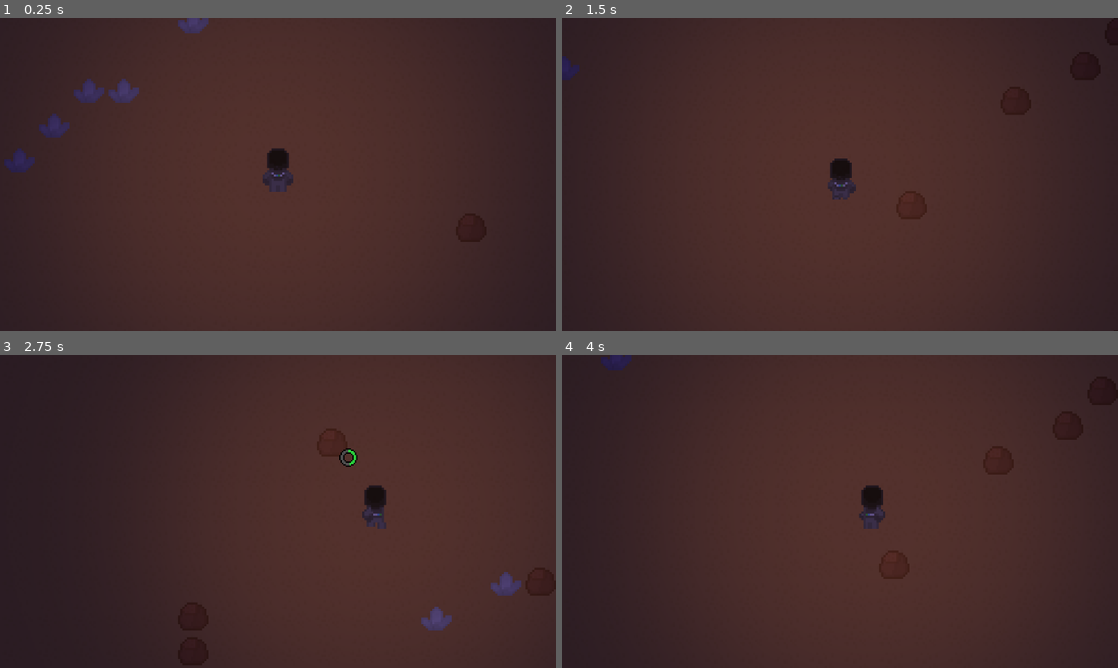
Above: before the commit, frames 1-4 (two rows, left to right).
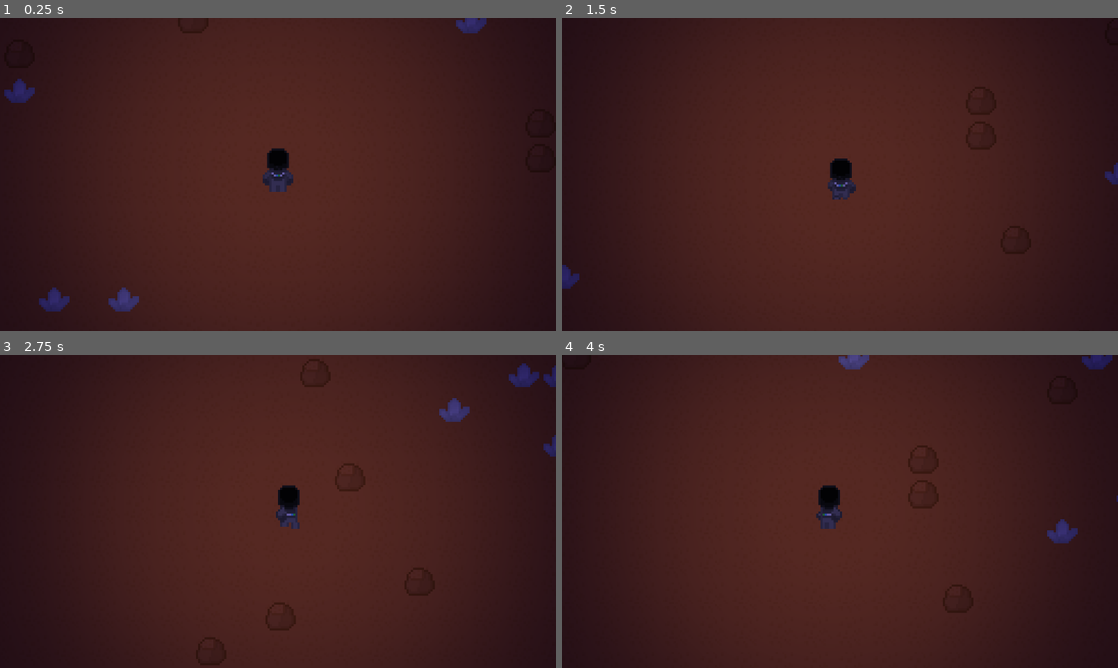
Above: after the commit, the same moments.

Repository: minotaa/coloma-co
Game: Godot game, scene res://scenes/map.tscn
The game is run twice, just before and just after one commit, with the same random seed, the same clock (stepped at 60 frames per second) and the same inputs.
Inputs (mouse positions are in pixels of both pictures, inside the frame that each line leads up to):
- Up to frame 1 (0.25 s): no input
- Up to frame 2 (1.5 s): tap Enter at 0.5 s; move the mouse to (962, 158) at 0.52 s; press the mouse at (962, 158) at 0.53 s; hold D (right) 0.53-1.28 s; move the mouse to (728, 190) at 1.27 s; release the mouse at (728, 190) at 1.28 s; hold Down (down) from 1.28 s (still down); click (728, 190) at 1.35 s
- Up to frame 3 (2.75 s): move the mouse to (333, 442) at 2.02 s; release Down (down) at 2.03 s; press the mouse at (333, 442) at 2.03 s; hold D (right) from 2.03 s (still down)
- Up to frame 4 (4 s): move the mouse to (812, 574) at 2.77 s; release D (right) at 2.78 s; release the mouse at (812, 574) at 2.78 s; hold Up (up) 2.78-3.53 s; click (812, 574) at 2.85 s; move the mouse to (1006, 558) at 3.52 s; press the mouse at (1006, 558) at 3.53 s; hold Left (left) from 3.53 s (still down)

The runs differ from the first frame. In frame 1, 2.4% of the frame differs, in the area x 0-100%, y 0-94%; in frame 2, 0.7%; in frame 3, 2.8%, in the area x 32-100%, y 1-98%; in frame 4, 2.2%.

Commit message:
try and fail to add footsteps

Diff:
--- /dev/null
+++ b/scenes/footstep_particles.tscn
@@ -0,0 +1,56 @@
+[gd_scene load_steps=9 format=3 uid="uid://cqc220oikkm1a"]
+
+[ext_resource type="Texture2D" uid="uid://b602snonljd6m" path="res://assets/sprites/tiles.png" id="1_flour"]
+[ext_resource type="Script" uid="uid://c04wfkbnrfspx" path="res://scripts/temporary_particles.gd" id="2_l676t"]
+
+[sub_resource type="AtlasTexture" id="AtlasTexture_l676t"]
+atlas = ExtResource("1_flour")
+region = Rect2(0, 0, 16, 16)
+
+[sub_resource type="Curve" id="Curve_flour"]
+_data = [Vector2(0, 1), 0.0, 0.0, 0, 0, Vector2(1, 0), 0.0, 0.0, 0, 0]
+point_count = 2
+
+[sub_resource type="CurveTexture" id="CurveTexture_l676t"]
+curve = SubResource("Curve_flour")
+
+[sub_resource type="Curve" id="Curve_l676t"]
+_data = [Vector2(0, 1), 0.0, 0.0, 0, 0, Vector2(1, 0.775281), 0.0, 0.0, 0, 0]
+point_count = 2
+
+[sub_resource type="CurveTexture" id="CurveTexture_h5cnl"]
+curve = SubResource("Curve_l676t")
+
+[sub_resource type="ParticleProcessMaterial" id="ParticleProcessMaterial_h5cnl"]
+particle_flag_disable_z = true
+angle_min = -20.0
+angle_max = 20.0
+direction = Vector3(0, 0, 0)
+spread = 12.005
+initial_velocity_min = 200.0
+initial_velocity_max = 200.0
+gravity = Vector3(0, -98, 0)
+linear_accel_min = -100.0
+linear_accel_max = -100.0
+tangential_accel_min = -31.39
+tangential_accel_max = 27.01
+attractor_interaction_enabled = false
+scale_min = 0.15
+scale_max = 0.25
+scale_curve = SubResource("CurveTexture_h5cnl")
+color = Color(0.95158, 0.95158, 0.95158, 1)
+alpha_curve = SubResource("CurveTexture_l676t")
+collision_use_scale = true
+
+[node name="GPUParticles2D" type="GPUParticles2D"]
+emitting = false
+amount = 3
+texture = SubResource("AtlasTexture_l676t")
+lifetime = 0.5
+one_shot = true
+explosiveness = 1.0
+randomness = 1.0
+process_material = SubResource("ParticleProcessMaterial_h5cnl")
+script = ExtResource("2_l676t")
+
+[connection signal="finished" from="." to="." method="_on_finished"]
--- a/scenes/map.tscn
+++ b/scenes/map.tscn
@@ -44,15 +44,17 @@
 texture_filter = 1
 script = ExtResource("1_gldc4")
 
+[node name="CanvasModulate" type="CanvasModulate" parent="."]
+color = Color(0.137255, 0.101961, 0.384314, 1)
+
 [node name="Ground" type="TileMapLayer" parent="."]
+z_index = -2
 tile_map_data = PackedByteArray("AAD5//z/AAAAAAAAAAD5//3/AAAAAAAAAAD5//7/AAAAAAAAAAD5////AAAAAAAAAAD5/wAAAAAAAAAAAAD5/w …(3376 unchanged characters)…
 tile_set = SubResource("TileSet_1uax0")
 
 [node name="Tiles" type="TileMapLayer" parent="."]
+z_index = -1
 position = Vector2(1, 0)
 tile_set = SubResource("TileSet_vt6tk")
 
 [node name="Player" parent="." instance=ExtResource("2_swvo3")]
-
-[node name="CanvasModulate" type="CanvasModulate" parent="."]
-color = Color(0.138306, 0.101374, 0.384855, 0.752941)
--- a/scenes/player.tscn
+++ b/scenes/player.tscn
@@ -322,6 +322,7 @@
 font_size = 22
 
 [node name="Player" type="CharacterBody2D" groups=["players"]]
+z_index = 2
 texture_filter = 1
 collision_mask = 14
 motion_mode = 1
--- a/scripts/game.gd
+++ b/scripts/game.gd
@@ -1,6 +1,6 @@
 extends Node2D
 
-@export var map_size: Vector2i = Vector2i(25, 25)
+@export var map_size: Vector2i = Vector2i(100, 100)
 @export var tiles: Array[int] = [1, 2]
 @export var scatter_chance: float = 0.1
 var rng = RandomNumberGenerator.new()
--- a/scripts/item_entity.gd
+++ b/scripts/item_entity.gd
@@ -3,7 +3,7 @@
 @export var attraction_radius: float = 20.0
 @export var attraction_force: float = 90.0
 
-@export var merge_radius: float = 10.0
+@export var merge_radius: float = 32.0
 @export var merge_check_interval: float = 0.5
 
 @export var PUSHBACK_DURATION: float = 0.5
--- a/scripts/player.gd
+++ b/scripts/player.gd
@@ -38,7 +38,7 @@
 	$UI/Main/Inventory.position -= Vector2(1000, 0)
 
 func collect_item(item: ItemStack) -> void:
-	Toast.add("Collected x" + str(item.amount) + " " + str(item.type.name))
+	Toast.add("Collected " + str(item.amount) + "x " + str(item.type.name))
 	bag.add_fragile_item(item)
 	$AudioStreamPlayer2D.volume_db = -12.5
 	$AudioStreamPlayer2D.stream = load("res://assets/sounds/pickup.wav")
@@ -228,7 +228,7 @@
 			nearby_tiles.append(tile_coords)
 
 func _on_body_shape_exited(body_rid: RID, body: Node2D, body_shape_index: int, local_shape_index: int) -> void:
-	if body is TileMapLayer and body_rid != null:
+	if body and body is TileMapLayer and body_rid != null:
 		var tile_coords = tilemap.get_coords_for_body_rid(body_rid)
 		if tile_coords != null and tile_coords in nearby_tiles:
 			nearby_tiles.erase(tile_coords)
--- /dev/null
+++ b/scripts/temporary_particles.gd
@@ -0,0 +1,4 @@
+extends GPUParticles2D
+
+func _on_finished() -> void:
+	queue_free()
Not shown, added: scripts/temporary_particles.gd.uid
